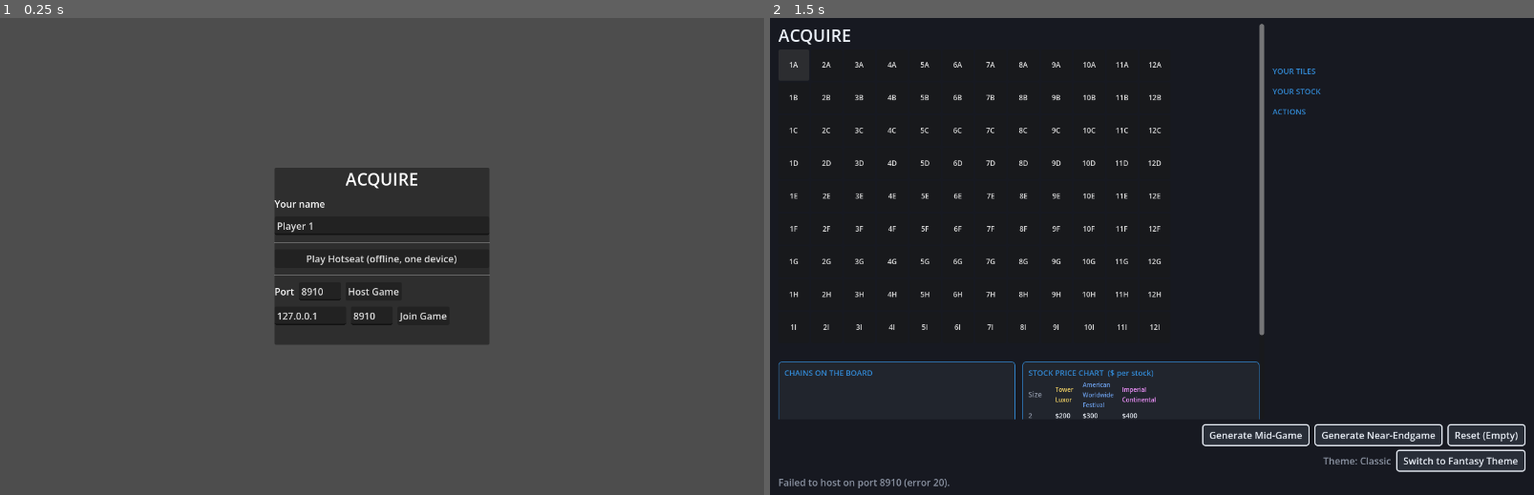
Above: before the commit, frames 1-2 (left to right).
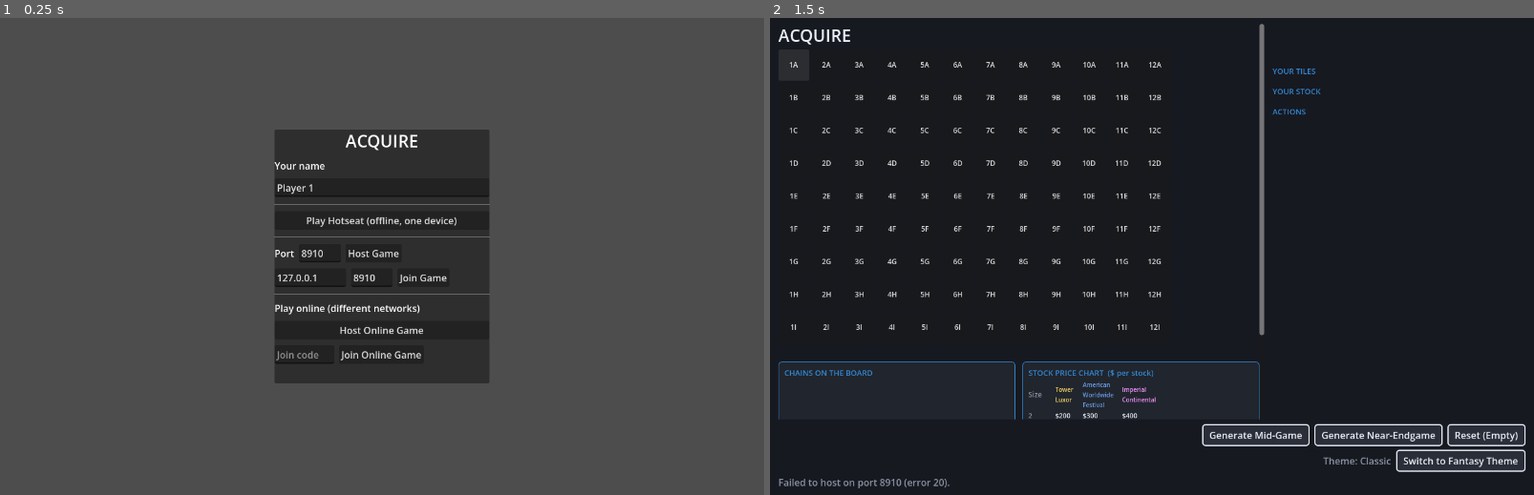
Above: after the commit, the same moments.

Repository: leondaki/bcquire
Game: Godot game, scene res://ui/menu/MainMenu.tscn
The game is run twice, just before and just after one commit, with the same random seed, the same clock (stepped at 60 frames per second) and the same inputs.
Inputs:
- Up to frame 1 (0.25 s): no input
- Up to frame 2 (1.5 s): click "Host Game" at 0.5 s; click "1A" at 1.25 s

The runs differ from the first frame. In frame 1, 6.0% of the frame differs, in the area x 35-65%, y 23-77%; in frame 2, nothing differs.

Commit message:
Add internet play via relay server + join code
LAN multiplayer required direct IP reachability, which fails across the
internet behind NAT. Adds a game-agnostic Node.js relay server
(relay-server/) plus a new net/relay_transport.gd that speaks the same
duck-typed transport interface as EnetTransport, so net/session.gd's
host-authoritative logic is unchanged. Players host/join via a short
shareable code instead of an IP address.

Co-Authored-By: Claude Sonnet 4.6 <noreply@anthropic.com>

Diff:
--- a/net/net_config.gd
+++ b/net/net_config.gd
@@ -2,22 +2,30 @@
 ## Autoload singleton (registered in project.godot as "NetConfig", which is
 ## what makes it globally accessible — no class_name here, since Godot 4
 ## treats a class_name matching an autoload's name as a conflict, not an
-## alias). Carries a player's menu choice (name + Hotseat/Host/Join
-## + address/port) across the scene swap from ui/menu/MainMenu.tscn to
-## ui/game/Game.tscn — change_scene_to_file() destroys the old scene tree, so
-## this is the only way to pass that intent along.
+## alias). Carries a player's menu choice (name + Hotseat/Host/Join/online
+## + address/port/relay code) across the scene swap from
+## ui/menu/MainMenu.tscn to ui/game/Game.tscn — change_scene_to_file()
+## destroys the old scene tree, so this is the only way to pass that intent
+## along.
 ##
 ## `has_pending` defaults false: headless scripts that instance Game.tscn
 ## directly (sim/check_midgame.gd, sim/check_near_endgame.gd) never touch this
 ## autoload, so they keep getting today's default solo-hotseat session with no
 ## changes required on their end.
 
+## Default address of the deployed relay-server/ instance (see that
+## directory's README for deployment). Override at runtime if you're running
+## your own relay elsewhere.
+const DEFAULT_RELAY_URL := "ws://127.0.0.1:8080"
+
 var has_pending := false
-var mode := "hotseat"   # "hotseat" | "host" | "join"
+var mode := "hotseat"   # "hotseat" | "host" | "join" | "host_relay" | "join_relay"
 var player_name := "Player 1"
 var host_port := 8910
 var join_address := "127.0.0.1"
 var join_port := 8910
+var relay_url := DEFAULT_RELAY_URL
+var join_code := ""
 
 func set_hotseat(p_name: String) -> void:
 	has_pending = true
@@ -37,5 +45,18 @@
 	join_address = address
 	join_port = port
 
+func set_host_relay(p_name: String, p_relay_url: String = DEFAULT_RELAY_URL) -> void:
+	has_pending = true
+	mode = "host_relay"
+	player_name = p_name
+	relay_url = p_relay_url
+
+func set_join_relay(p_name: String, p_relay_url: String, code: String) -> void:
+	has_pending = true
+	mode = "join_relay"
+	player_name = p_name
+	relay_url = p_relay_url
+	join_code = code
+
 func clear() -> void:
 	has_pending = false
--- /dev/null
+++ b/net/relay_transport.gd
@@ -0,0 +1,162 @@
+extends Node
+class_name RelayTransport
+## Internet-play transport: relays Action/Event packets through a small
+## WebSocket relay server (see relay-server/) instead of connecting peers
+## directly. Every peer — including the host — only ever makes an outbound
+## connection to the relay, so this works through any home router/NAT/CGNAT
+## with no port-forwarding, at the cost of an extra server hop (irrelevant
+## for this turn-based game's tiny, infrequent messages).
+##
+## Exposes the same duck-typed method/signal surface as net/enet_transport.gd
+## so net/session.gd and ui/game/game.gd's lobby code don't need to know
+## which transport they're holding. Unlike EnetTransport, this does not use
+## Godot's high-level multiplayer/@rpc system at all — it's a self-contained
+## WebSocket client speaking the relay's own small JSON protocol (see
+## relay-server/server.js's wire format), so there's no NodePath/scene-tree
+## naming requirement.
+
+signal action_received(action: Dictionary, from_peer_id: int)
+signal event_received(event: Dictionary)
+signal peer_joined(peer_id: int)
+signal peer_left(peer_id: int)
+
+## Lobby-feedback signals — see net/enet_transport.gd for why these exist
+## outside the core Action/Event contract.
+signal join_succeeded
+signal join_failed(reason: String)
+signal peer_hello(peer_id: int, name: String)
+
+## Host-only: fired once the relay confirms room creation, with the short
+## code the host should share with other players.
+signal room_code_ready(code: String)
+
+var _socket: WebSocketPeer
+var _is_host_flag: bool = false
+var _local_peer_id: int = -1
+var _pending_join_code: String = ""
+var _sent_initial_request: bool = false
+
+func host_relay(relay_url: String) -> Error:
+	_is_host_flag = true
+	return _connect(relay_url)
+
+func join_relay(relay_url: String, code: String) -> Error:
+	_is_host_flag = false
+	_pending_join_code = code
+	return _connect(relay_url)
+
+func _connect(relay_url: String) -> Error:
+	_socket = WebSocketPeer.new()
+	var err := _socket.connect_to_url(relay_url)
+	if err != OK:
+		join_failed.emit("Could not start connecting to relay (error %d)." % err)
+	return err
+
+func _process(_delta: float) -> void:
+	if _socket == null:
+		return
+	_socket.poll()
+	var state := _socket.get_ready_state()
+	if state == WebSocketPeer.STATE_OPEN and not _sent_initial_request:
+		_sent_initial_request = true
+		if _is_host_flag:
+			_send_raw({"type": "create_room"})
+		else:
+			_send_raw({"type": "join_room", "code": _pending_join_code})
+	elif state == WebSocketPeer.STATE_CLOSED:
+		# Distinguish "never finished joining" from "was already in a
+		# session and the relay connection dropped" — the latter, for a
+		# non-host peer, has the same observable effect as the host
+		# disconnecting (every message flows through the relay), so it
+		# reuses EnetTransport's peer_left(1) convention.
+		if _sent_initial_request and not _is_host_flag and _local_peer_id != -1:
+			peer_left.emit(1)
+		elif _sent_initial_request and _local_peer_id == -1:
+			join_failed.emit("Lost connection to relay.")
+		set_process(false)
+		return
+
+	while _socket.get_available_packet_count() > 0:
+		var raw := _socket.get_packet().get_string_from_utf8()
+		var msg: Variant = JSON.parse_string(raw)
+		if msg is Dictionary:
+			_handle_message(msg)
+
+func _handle_message(msg: Dictionary) -> void:
+	match msg.get("type", ""):
+		"room_created":
+			_local_peer_id = 1
+			room_code_ready.emit(msg.get("code", ""))
+		"joined":
+			_local_peer_id = msg.get("peer_id", -1)
+			join_succeeded.emit()
+		"join_failed":
+			join_failed.emit(msg.get("reason", "Join failed."))
+		"peer_joined":
+			peer_joined.emit(msg.get("peer_id", -1))
+		"peer_left":
+			peer_left.emit(msg.get("peer_id", -1))
+		"deliver":
+			_handle_deliver(msg)
+
+func _handle_deliver(msg: Dictionary) -> void:
+	var from_peer: int = msg.get("from", -1)
+	var kind: String = msg.get("kind", "")
+	var payload: Variant = _decode(msg.get("payload", ""))
+	match kind:
+		"action":
+			action_received.emit(payload, from_peer)
+		"event":
+			event_received.emit(payload)
+		"hello":
+			peer_hello.emit(from_peer, payload.get("name", ""))
+
+func _send_raw(msg: Dictionary) -> void:
+	if _socket != null:
+		_socket.send_text(JSON.stringify(msg))
+
+func _encode(v: Variant) -> String:
+	return Marshalls.raw_to_base64(var_to_bytes(v))
+
+func _decode(s: String) -> Variant:
+	return bytes_to_var(Marshalls.base64_to_raw(s))
+
+## Closing the socket must happen here, not just at the call site that frees
+## this node, for the same reason EnetTransport closes its socket in
+## _exit_tree() — this is the one place that reliably runs on every teardown
+## path (queue_free, scene change, app quit).
+func _exit_tree() -> void:
+	if _socket != null:
+		_socket.close()
+		_socket = null
+
+## Host-only: forcibly drop a peer, e.g. when the lobby is already full.
+## Mirrors EnetTransport.kick_peer's signature so ui/game/game.gd's lobby
+## code can call it without knowing which transport it's holding.
+func kick_peer(peer_id: int) -> void:
+	_send_raw({"type": "kick", "peer_id": peer_id})
+
+
+# ===========================================================================
+#  NetworkTransport contract
+# ===========================================================================
+
+func send_action(action: Dictionary) -> void:
+	_send_raw({"type": "send", "to": "host", "kind": "action", "payload": _encode(action)})
+
+func broadcast_event(event: Dictionary) -> void:
+	_send_raw({"type": "send", "to": "all", "kind": "event", "payload": _encode(event)})
+
+func send_event_to(peer_id: int, event: Dictionary) -> void:
+	_send_raw({"type": "send", "to": peer_id, "kind": "event", "payload": _encode(event)})
+
+func is_host() -> bool:
+	return _is_host_flag
+
+func local_peer_id() -> int:
+	return _local_peer_id
+
+## Lobby-only: announce this peer's chosen display name to the host. Always
+## sent to peer id 1, same convention as send_action.
+func send_hello(name: String) -> void:
+	_send_raw({"type": "send", "to": "host", "kind": "hello", "payload": _encode({"name": name})})
--- /dev/null
+++ b/sim/check_relay_transport.gd
@@ -0,0 +1,141 @@
+extends SceneTree
+## Real-socket smoke test for net/relay_transport.gd: runs a host and a
+## joiner RelayTransport in this SAME process, both talking to a real
+## relay-server/ instance over an actual WebSocket connection (no mocking) —
+## possible because, unlike EnetTransport, RelayTransport doesn't depend on
+## Godot's per-process multiplayer singleton, so two instances can coexist.
+## Exercises the full handshake + Action/Event round trip, including a
+## Vector2i-bearing payload, to confirm var_to_bytes/bytes_to_var encoding
+## survives the relay's JSON envelope untouched.
+##
+## Prerequisite: a relay-server/ instance must already be running locally
+## (`node relay-server/server.js`) before this script starts.
+##
+## Run with:
+##   godot --headless --path <proj> --script sim/check_relay_transport.gd
+## Expected output: "==== N passed, 0 failed ====" and exit code 0.
+
+const RELAY_URL := "ws://127.0.0.1:8080"
+
+var passed := 0
+var failed := 0
+var _done := false
+
+var _room_code := ""
+var _join_ok := false
+var _join_err := ""
+var _host_saw_peer := -1
+var _host_saw_hello_id := -1
+var _host_saw_hello_name := ""
+var _received_action: Variant = null
+var _received_from := -1
+var _received_event: Variant = null
+var _host_saw_left := -1
+
+func check(cond: bool, msg: String) -> void:
+	if cond:
+		passed += 1
+	else:
+		failed += 1
+		print("FAIL: " + msg)
+
+func eq(got, expected, msg: String) -> void:
+	check(got == expected, "%s (got %s, expected %s)" % [msg, str(got), str(expected)])
+
+func _initialize() -> void:
+	_watchdog()
+	_run()
+
+func _watchdog() -> void:
+	await create_timer(10.0).timeout
+	if not _done:
+		print("FAIL: test timed out after 10s (is relay-server/server.js running on 127.0.0.1:8080?)")
+		quit(1)
+
+func _on_room_code_ready(code: String) -> void:
+	_room_code = code
+
+func _on_join_succeeded() -> void:
+	_join_ok = true
+
+func _on_join_failed(reason: String) -> void:
+	_join_err = reason
+
+func _on_host_peer_joined(pid: int) -> void:
+	_host_saw_peer = pid
+
+func _on_host_peer_hello(pid: int, name: String) -> void:
+	_host_saw_hello_id = pid
+	_host_saw_hello_name = name
+
+func _on_host_action_received(action: Dictionary, from_peer: int) -> void:
+	_received_action = action
+	_received_from = from_peer
+
+func _on_joiner_event_received(event: Dictionary) -> void:
+	_received_event = event
+
+func _on_host_peer_left(pid: int) -> void:
+	_host_saw_left = pid
+
+func _run() -> void:
+	var host := RelayTransport.new()
+	var joiner := RelayTransport.new()
+	root.add_child(host)
+	root.add_child(joiner)
+
+	# All signal handlers are wired up-front, exactly as ui/game/game.gd does
+	# right after constructing a transport — events can arrive the instant a
+	# request is sent, so connecting "just before" the matching wait loop
+	# below would miss anything that already fired.
+	host.room_code_ready.connect(_on_room_code_ready)
+	host.peer_joined.connect(_on_host_peer_joined)
+	host.peer_hello.connect(_on_host_peer_hello)
+	host.action_received.connect(_on_host_action_received)
+	host.peer_left.connect(_on_host_peer_left)
+	joiner.join_succeeded.connect(_on_join_succeeded)
+	joiner.join_failed.connect(_on_join_failed)
+	joiner.event_received.connect(_on_joiner_event_received)
+
+	host.host_relay(RELAY_URL)
+	while _room_code == "":
+		await process_frame
+	check(_room_code.length() == 6, "host received a 6-char room code (got '%s')" % _room_code)
+
+	joiner.join_relay(RELAY_URL, _room_code)
+	while not _join_ok and _join_err == "":
+		await process_frame
+	check(_join_ok, "joiner connected with the host's code (err: %s)" % _join_err)
+
+	while _host_saw_peer == -1:
+		await process_frame
+	eq(_host_saw_peer, joiner.local_peer_id(), "host's peer_joined id matches joiner's assigned peer id")
+	eq(host.local_peer_id(), 1, "host is always peer id 1")
+
+	joiner.send_hello("Remote Player")
+	while _host_saw_hello_id == -1:
+		await process_frame
+	eq(_host_saw_hello_name, "Remote Player", "host received the joiner's hello name")
+
+	var sent_action := {"type": "place_tile", "player": 1, "payload": {"coord": Vector2i(5, 3)}}
+	joiner.send_action(sent_action)
+	while _received_action == null:
+		await process_frame
+	eq(_received_action, sent_action, "host received the exact Action dict, Vector2i intact")
+	eq(_received_from, joiner.local_peer_id(), "action's from_peer_id matches the joiner")
+
+	var sent_event := {"type": "tile_placed", "payload": {"coord": Vector2i(5, 3), "kind": 1}}
+	host.broadcast_event(sent_event)
+	while _received_event == null:
+		await process_frame
+	eq(_received_event, sent_event, "joiner received the exact Event dict broadcast by host")
+
+	joiner.queue_free()
+	while _host_saw_left == -1:
+		await process_frame
+	eq(_host_saw_left, _received_from, "host saw peer_left for the joiner that disconnected")
+
+	host.queue_free()
+	_done = true
+	print("==== %d passed, %d failed ====" % [passed, failed])
+	quit(1 if failed > 0 else 0)
--- a/ui/game/game.gd
+++ b/ui/game/game.gd
@@ -101,7 +101,8 @@
 const MAX_NETWORK_PLAYERS := 6
 var _peer_to_seat: Dictionary = {}        # host-side: peer id -> seat index, set once the game starts
 var _disconnected_seats: Dictionary = {}  # host-side: seat index -> true while that seat's peer is gone
-var _net_transport: EnetTransport         # set by _host_networked_game/_join_networked_game
+var _net_transport         # EnetTransport or RelayTransport — duck-typed, see net/network_transport.gd
+var _relay_code_lbl: Label  # host-only: persistent display of the relay join code
 
 # Carried from ui/menu/menu.gd via the NetConfig autoload (see _ready()).
 # Used as this seat's display name instead of the "Player N" default.
@@ -118,12 +119,18 @@
 		var host_port: int = NetConfig.host_port
 		var join_addr: String = NetConfig.join_address
 		var join_port: int = NetConfig.join_port
+		var relay_url: String = NetConfig.relay_url
+		var join_code: String = NetConfig.join_code
 		NetConfig.clear()
 		match mode:
 			"host":
 				_host_networked_game(host_port)
 			"join":
 				_join_networked_game(join_addr, join_port)
+			"host_relay":
+				_host_relay_game(relay_url)
+			"join_relay":
+				_join_relay_game(relay_url, join_code)
 			_:
 				_init_default_session()
 				_start_new_game()
@@ -494,6 +501,14 @@
 	_net_status_lbl.text = "Not networked — playing solo/hotseat."
 	_net_status_lbl.add_theme_color_override("font_color", _theme.color_lone_tile)
 	row.add_child(_net_status_lbl)
+
+	# Stays visible for the whole lobby (unlike _net_status_lbl, which
+	# _on_lobby_peer_joined/_left overwrite with a player count) so the host
+	# can always glance back at the code to re-share it.
+	_relay_code_lbl = Label.new()
+	_relay_code_lbl.visible = false
+	_relay_code_lbl.add_theme_font_size_override("font_size", 16)
+	row.add_child(_relay_code_lbl)
 	return row
 
 ## Host an ENet server on `port` and wait in the lobby for joiners; the host
@@ -556,6 +571,67 @@
 	transport.peer_left.connect(func(_id): _msg("Disconnected from host."))
 	state = null   # frozen board until the host's GAME_STARTED deals a real GameState
 	_net_status_lbl.text = "Connecting to %s:%d..." % [addr, port]
+	_refresh_all()
+
+## Host a relay-server room for internet play (players on different
+## networks) and wait in the lobby for joiners. Same lobby flow as
+## _host_networked_game() above — only the transport and the "share this
+## code" feedback differ. See net/relay_transport.gd.
+func _host_relay_game(relay_url: String) -> void:
+	var transport := RelayTransport.new()
+	add_child(transport)
+	var err := transport.host_relay(relay_url)
+	if err != OK:
+		_net_status_lbl.text = "Failed to connect to relay (error %d)." % err
+		transport.queue_free()
+		return
+
+	_is_networked = true
+	_lobby_peers = []
+	_lobby_peer_names = {}
+	_peer_to_seat = {}
+	_disconnected_seats = {}
+	_net_transport = transport
+	session = GameSession.new(transport, true, 0)
+	session.hotseat_mode = false
+	session.event_applied.connect(_on_event_applied)
+	transport.peer_joined.connect(_on_lobby_peer_joined)
+	transport.peer_left.connect(_on_lobby_peer_left)
+	transport.peer_hello.connect(_on_peer_hello)
+	transport.room_code_ready.connect(func(code: String):
+		_relay_code_lbl.text = "Join code: %s" % code
+		_relay_code_lbl.visible = true
+		_net_status_lbl.text = "Hosting online — 0 player(s) joined.")
+	state = null   # frozen board until "Start Networked Game" deals a real GameState
+	_start_net_btn.disabled = true   # re-enabled once MIN_NETWORK_PLAYERS have joined
+	_start_net_btn.visible = true
+	_net_status_lbl.text = "Connecting to relay..."
+	_refresh_all()
+
+## Join a relay-server room by its short code (internet play) and wait for
+## the host's GAME_STARTED broadcast. Same lobby flow as
+## _join_networked_game() above — only the transport differs.
+func _join_relay_game(relay_url: String, code: String) -> void:
+	var transport := RelayTransport.new()
+	add_child(transport)
+	var err := transport.join_relay(relay_url, code)
+	if err != OK:
+		_net_status_lbl.text = "Failed to connect to relay (error %d)." % err
+		transport.queue_free()
+		return
+
+	_is_networked = true
+	_net_transport = transport
+	session = GameSession.new(transport, false, -1)   # seat unknown until GAME_STARTED arrives
+	session.hotseat_mode = false
+	session.event_applied.connect(_on_event_applied)
+	transport.join_succeeded.connect(func():
+		_net_status_lbl.text = "Connected — waiting for host to start."
+		transport.send_hello(_my_player_name if not _my_player_name.is_empty() else "Player"))
+	transport.join_failed.connect(func(reason): _net_status_lbl.text = "Join failed: %s" % reason)
+	transport.peer_left.connect(func(_id): _msg("Disconnected from host."))
+	state = null   # frozen board until the host's GAME_STARTED deals a real GameState
+	_net_status_lbl.text = "Connecting to relay with code %s..." % code
 	_refresh_all()
 
 func _on_lobby_peer_joined(peer_id: int) -> void:
--- a/ui/menu/menu.gd
+++ b/ui/menu/menu.gd
@@ -9,6 +9,7 @@
 var _host_port_edit: LineEdit
 var _join_addr_edit: LineEdit
 var _join_port_edit: LineEdit
+var _join_code_edit: LineEdit
 var _status_lbl: Label
 
 func _ready() -> void:
@@ -82,6 +83,29 @@
 	join_row.add_child(join_btn)
 	root.add_child(join_row)
 
+	root.add_child(HSeparator.new())
+
+	var online_lbl := Label.new()
+	online_lbl.text = "Play online (different networks)"
+	root.add_child(online_lbl)
+
+	var host_online_btn := Button.new()
+	host_online_btn.text = "Host Online Game"
+	host_online_btn.pressed.connect(_on_host_online_pressed)
+	root.add_child(host_online_btn)
+
+	var join_online_row := HBoxContainer.new()
+	join_online_row.add_theme_constant_override("separation", 8)
+	_join_code_edit = LineEdit.new()
+	_join_code_edit.placeholder_text = "Join code"
+	_join_code_edit.custom_minimum_size = Vector2(100, 0)
+	join_online_row.add_child(_join_code_edit)
+	var join_online_btn := Button.new()
+	join_online_btn.text = "Join Online Game"
+	join_online_btn.pressed.connect(_on_join_online_pressed)
+	join_online_row.add_child(join_online_btn)
+	root.add_child(join_online_row)
+
 	_status_lbl = Label.new()
 	_status_lbl.text = ""
 	root.add_child(_status_lbl)
@@ -103,3 +127,12 @@
 	var port := int(_join_port_edit.text) if _join_port_edit.text.is_valid_int() else 8910
 	NetConfig.set_join(_player_name(), addr, port)
 	get_tree().change_scene_to_file("res://ui/game/Game.tscn")
+
+func _on_host_online_pressed() -> void:
+	NetConfig.set_host_relay(_player_name())
+	get_tree().change_scene_to_file("res://ui/game/Game.tscn")
+
+func _on_join_online_pressed() -> void:
+	var code := _join_code_edit.text.strip_edges().to_upper()
+	NetConfig.set_join_relay(_player_name(), NetConfig.DEFAULT_RELAY_URL, code)
+	get_tree().change_scene_to_file("res://ui/game/Game.tscn")
Not shown, added: net/relay_transport.gd.uid
Not shown, added: relay-server/.gdignore
Not shown, added: relay-server/package-lock.json
Not shown, added: relay-server/package.json
Not shown, added: sim/check_relay_transport.gd.uid
